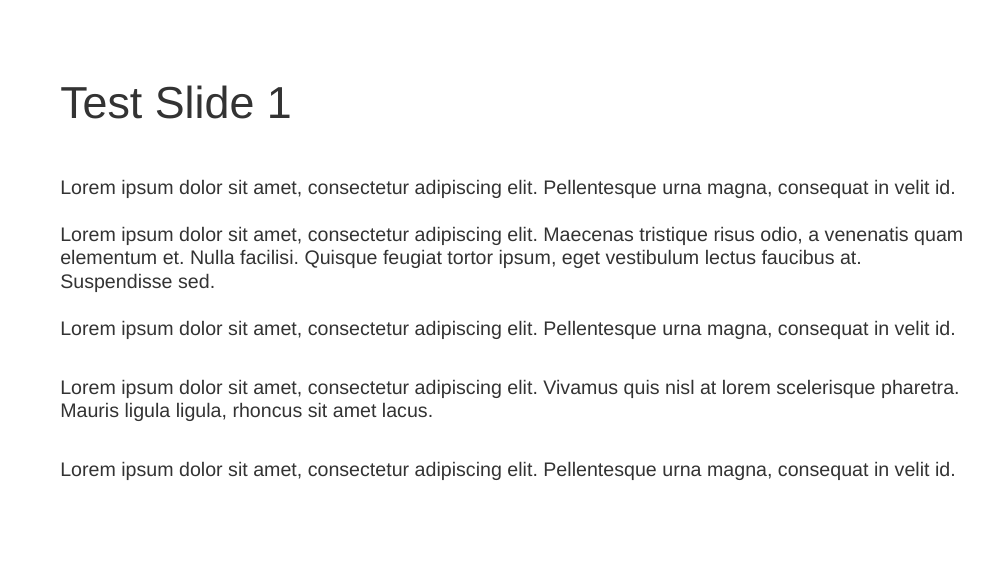
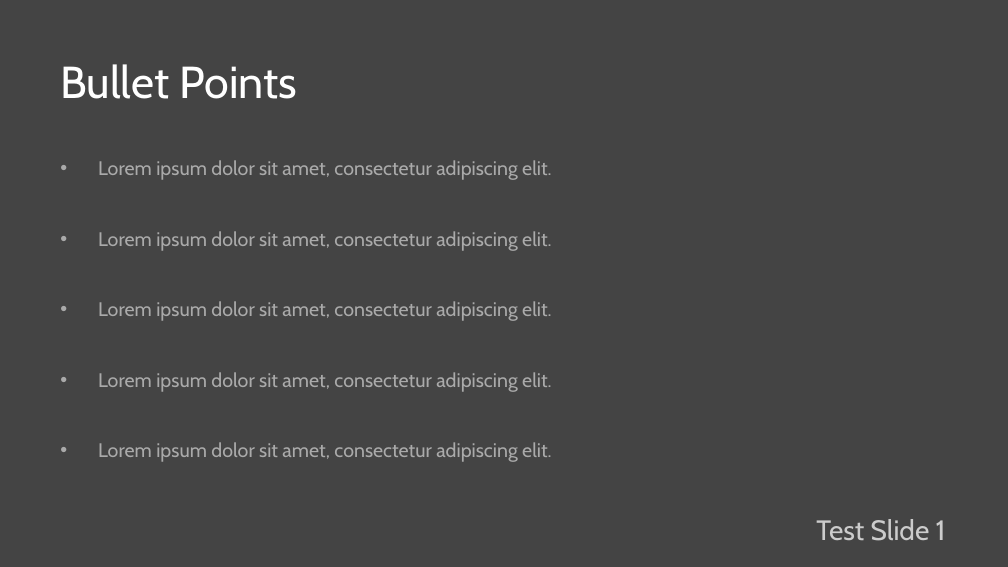
Before and after one commit to Berkayft/SlideGeneratorRepo, a slide deck: slide 1 of pdfService/uploads/pptx/test.pptx. Drawn at 1008x567 pixels with LibreOffice and Linux fonts; fonts in the diff are those of the drawing. Boxes give left, top, right and bottom in pixels: in the first picture for what was removed or moved away, otherwise in the second. Text is boxed around its words. In the diff, an @@ line names an element or a change of style, - is before the commit and + after.

```diff
--- a/pdfService/uploads/pptx/test.pptx
+++ b/pdfService/uploads/pptx/test.pptx
@@ background #FFFFFF to #444444 @@
@@ text added at [60, 64, 297, 99], 32 pt, text #FFFFFF @@
+Bullet Points
@@ text at [98, 160, 551, 180]: text changed; font Arial to Cabin; text colour #333333 to #AAAAAA @@
-Lorem ipsum dolor sit amet, consectetur adipiscing elit. Maecenas tristique risus odio, a venenatis quam elementum et. Nulla facilisi. Quisque feugiat tortor ipsum, eget vestibulum lectus faucibus at. Suspendisse sed.
+• Lorem ipsum dolor sit amet, consectetur adipiscing elit.
@@ text at [98, 231, 551, 251]: text changed; font Arial to Cabin; text colour #333333 to #AAAAAA @@
-Lorem ipsum dolor sit amet, consectetur adipiscing elit. Pellentesque urna magna, consequat in velit id.
+• Lorem ipsum dolor sit amet, consectetur adipiscing elit.
@@ text at [98, 301, 551, 321]: text changed; font Arial to Cabin; text colour #333333 to #AAAAAA @@
-Lorem ipsum dolor sit amet, consectetur adipiscing elit. Vivamus quis nisl at lorem scelerisque pharetra. Mauris ligula ligula, rhoncus sit amet lacus.
+• Lorem ipsum dolor sit amet, consectetur adipiscing elit.
@@ text at [98, 372, 551, 392]: text changed; font Arial to Cabin; text colour #333333 to #AAAAAA @@
-Lorem ipsum dolor sit amet, consectetur adipiscing elit. Pellentesque urna magna, consequat in velit id.
+• Lorem ipsum dolor sit amet, consectetur adipiscing elit.
@@ vertical alignment middle to top in 5 elements at [98, 231, 551, 251], [98, 372, 551, 392], [98, 301, 551, 321], [98, 160, 551, 180], [98, 442, 551, 462] @@
@@ text at [98, 442, 551, 462]: text changed; font Arial to Cabin; text colour #333333 to #AAAAAA @@
-Lorem ipsum dolor sit amet, consectetur adipiscing elit. Pellentesque urna magna, consequat in velit id.
+• Lorem ipsum dolor sit amet, consectetur adipiscing elit.
@@ text "Test Slide 1": place and size @@
-text "Test Slide 1" at [60, 85, 292, 119]
+text "Test Slide 1" at [816, 519, 946, 541]
@@ text "Test Slide 1" at [816, 519, 946, 541]: size 32 to 20 pt, font Arial to Cabin, text colour #333333 to #CCCCCC @@
```
Also in this commit, not shown: 2 slides removed, 21 other files.
